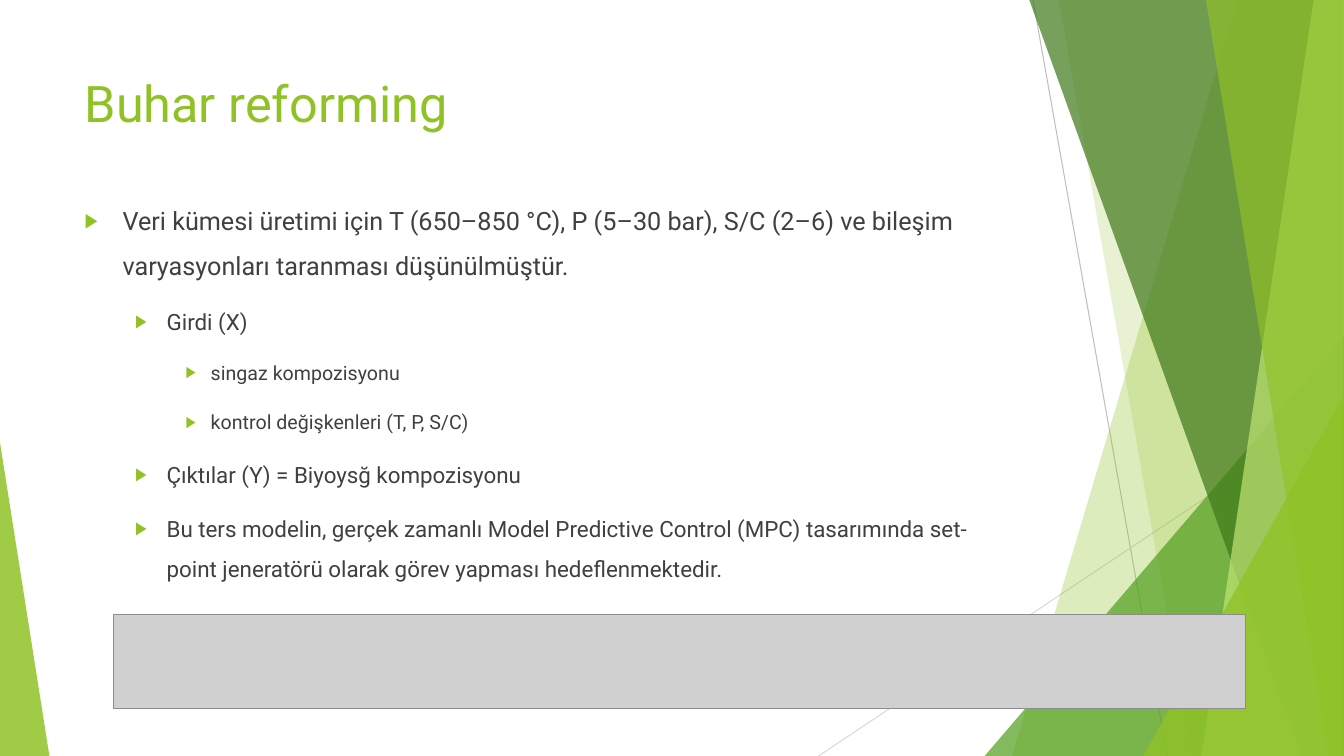
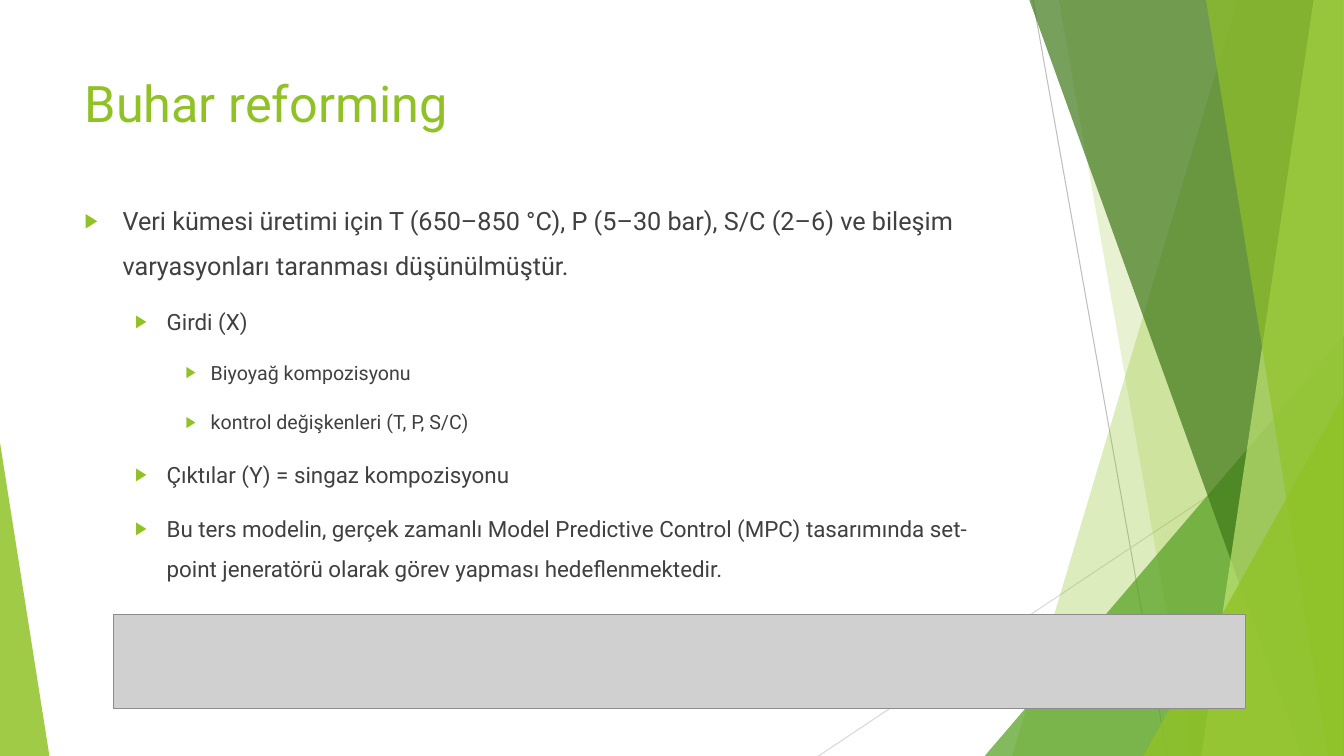
Before and after one commit to orhunuz-ftell/-biyokomurlestirme, a slide deck: slide 10 of tik4_sunum.pptx. Drawn at 1344x756 pixels with LibreOffice and Linux fonts; fonts in the diff are those of the drawing; grey boxes stand for pictures. Boxes give left, top, right and bottom in pixels: in the first picture for what was removed or moved away, otherwise in the second. Text is boxed around its words. In the diff, an @@ line names an element or a change of style, - is before the commit and + after.

```diff
--- a/tik4_sunum.pptx
+++ b/tik4_sunum.pptx
@@ text at [211,365,411,384]: text changed @@
-    ▶ singaz kompozisyonu
+    ▶ Biyoyağ kompozisyonu
@@ text at [167,465,510,488]: text changed @@
-  ▶ Çıktılar (Y) = Biyoysğ kompozisyonu
+  ▶ Çıktılar (Y) = singaz kompozisyonu
```
Also in this commit, not shown: 2 other slides changed, 1 slide removed.
